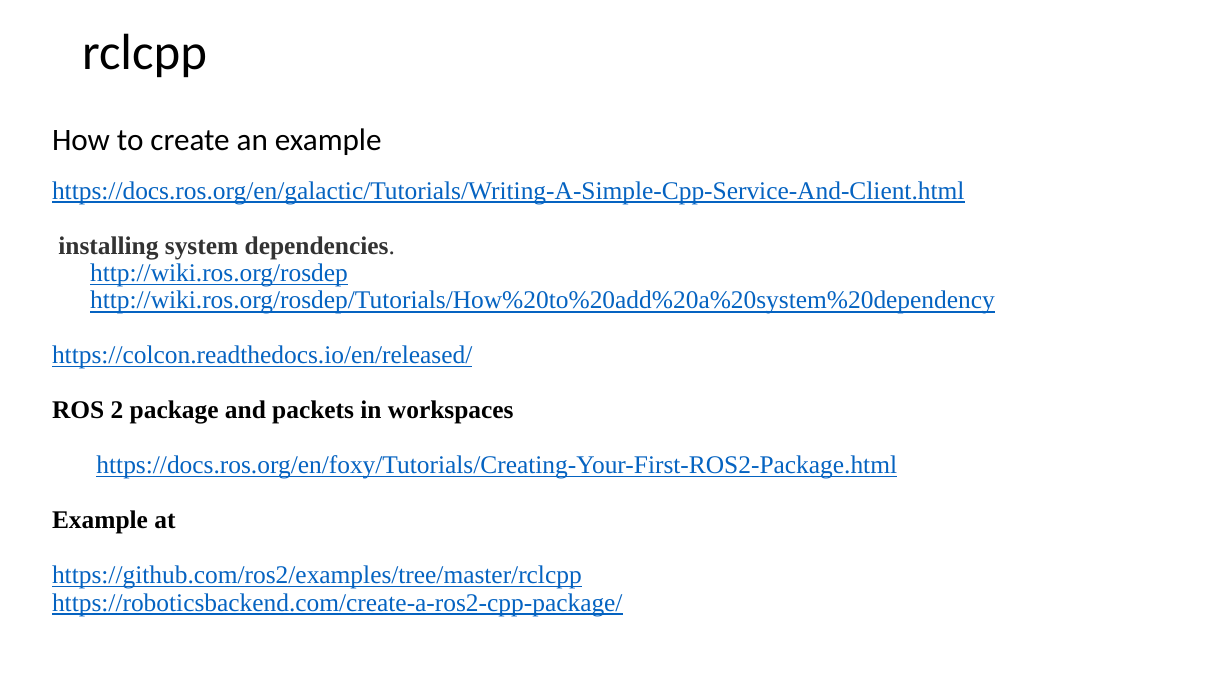
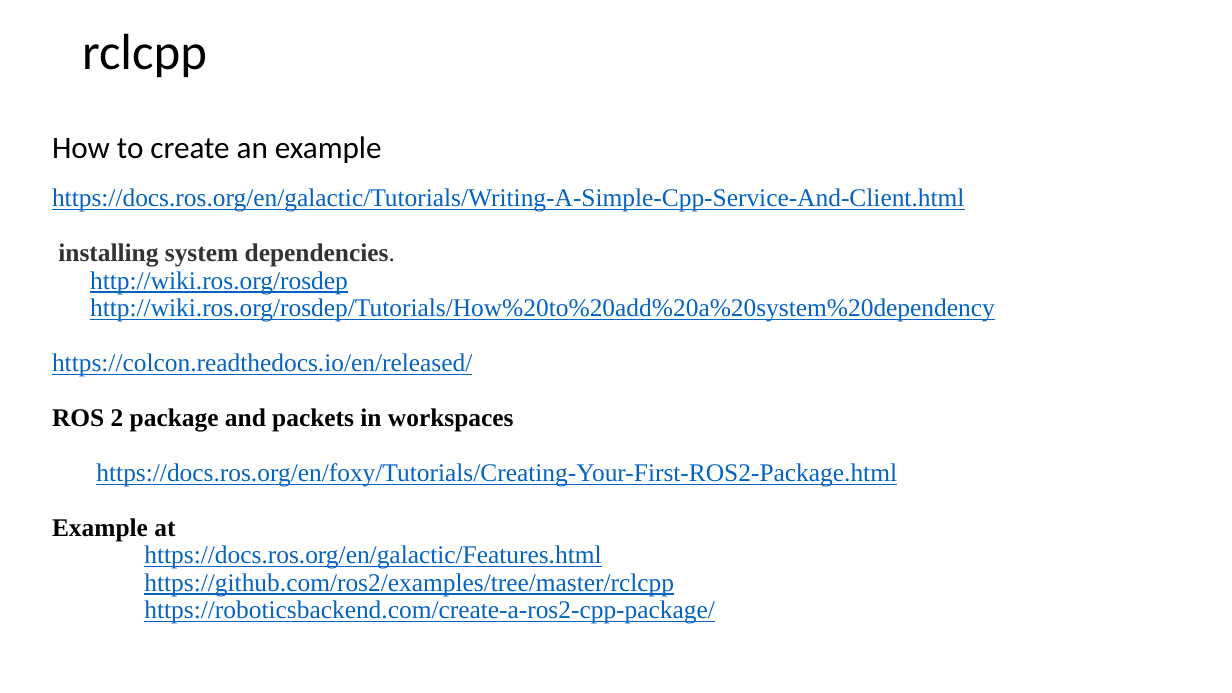
Before and after one commit to letrthong/ros2, a slide deck: slide 8 of ros2.pptx. Drawn at 1232x693 pixels with LibreOffice and Linux fonts; fonts in the diff are those of the drawing. Boxes give left, top, right and bottom in pixels: in the first picture for what was removed or moved away, otherwise in the second. Text is boxed around its words. In the diff, an @@ line names an element or a change of style, - is before the commit and + after.

```diff
--- a/ros2.pptx
+++ b/ros2.pptx
@@ title at (x1=52, y1=136, x2=995, y2=624): text changed @@
-How to create an example
-https://docs.ros.org/en/galactic/Tutorials/Writing-A-Simple-Cpp-Service-And-Client.html
-installing system dependencies.
-http://wiki.ros.org/rosdep
-http://wiki.ros.org/rosdep/Tutorials/How%20to%20add%20a%20system%20dependency
-https://colcon.readthedocs.io/en/released/
-ROS 2 package and packets in workspaces
-https://docs.ros.org/en/foxy/Tutorials/Creating-Your-First-ROS2-Package.html
-Example at
-https://github.com/ros2/examples/tree/master/rclcpp
-https://roboticsbackend.com/create-a-ros2-cpp-package/
+How to create an example
+https://docs.ros.org/en/galactic/Tutorials/Writing-A-Simple-Cpp-Service-And-Client.html
+installing system dependencies.
+http://wiki.ros.org/rosdep
+http://wiki.ros.org/rosdep/Tutorials/How%20to%20add%20a%20system%20dependency
+https://colcon.readthedocs.io/en/released/
+ROS 2 package and packets in workspaces
+https://docs.ros.org/en/foxy/Tutorials/Creating-Your-First-ROS2-Package.html
+Example at
+https://docs.ros.org/en/galactic/Features.html
+https://github.com/ros2/examples/tree/master/rclcpp
+https://roboticsbackend.com/create-a-ros2-cpp-package/
```
Also in this commit, not shown: 1 other file.
